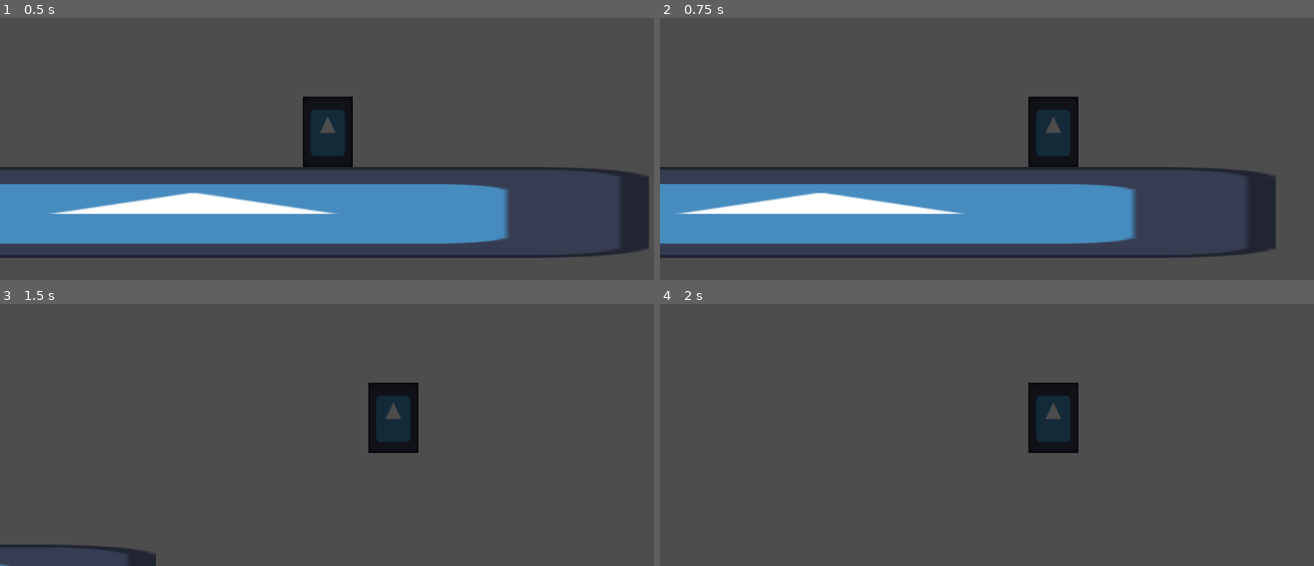
Above: before the commit, frames 1-4 (two rows, left to right).
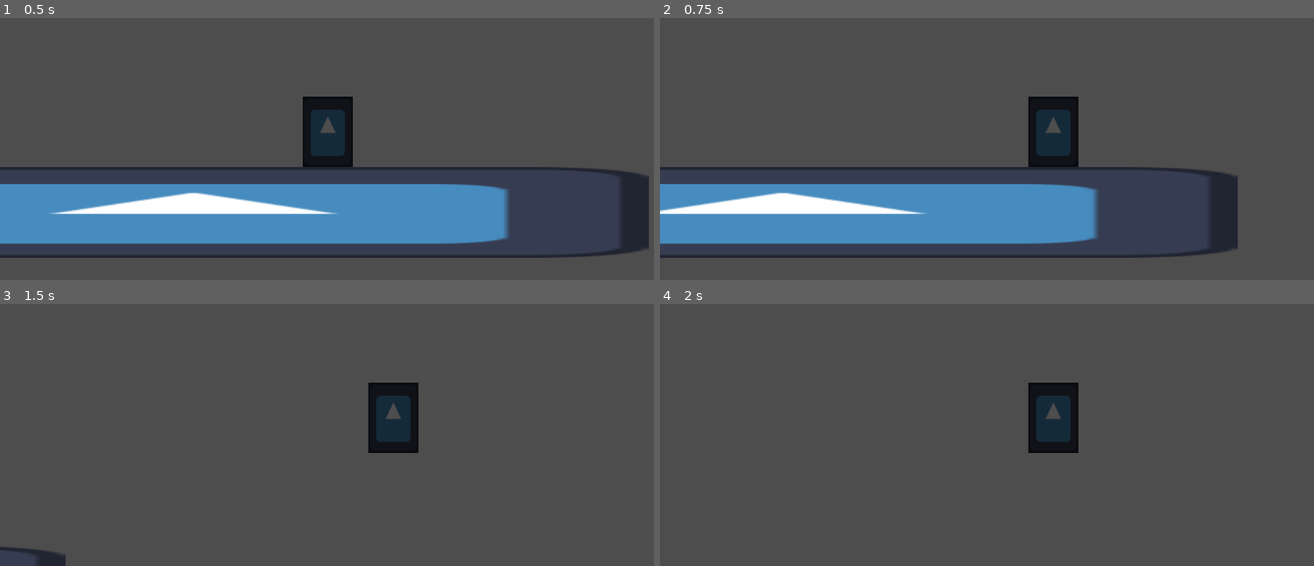
Above: after the commit, the same moments.

Repository: samithShetty/GMTK23
Game: Godot game, scene res://main.tscn
Two runs of this game, one before a commit and one after it. Both use one fixed random seed, a clock stepped at 60 frames per second and the inputs below. The engine's default icon, where the game draws it, is replaced by a stand-in: a white triangle on a blue panel in a dark square.
Inputs (mouse positions are in pixels of both pictures, inside the frame that each line leads up to):
- Up to frame 1 (0.5 s): no input
- Up to frame 2 (0.75 s): tap Enter at 0.5 s; move the mouse to (1130, 78) at 0.52 s; press the mouse at (1130, 78) at 0.53 s; hold D (move_right) from 0.53 s (still down)
- Up to frame 3 (1.5 s): keep holding D (move_right); tap Space (jump) at 0.77 s; move the mouse to (196, 400) at 1.27 s; release the mouse at (196, 400) at 1.28 s; click (196, 400) at 1.35 s
- Up to frame 4 (2 s): keep holding D (move_right); tap Space (jump) at 1.52 s

Frame 1 is identical in both runs. In frame 2, 5.6% of the frame differs, in the area x 0-95%, y 56-92%; in frame 3, 0.8%; in frame 4, nothing differs.

Commit message:
Implemented Projectile Firing

Diff:
--- a/Blocks/baseBlock.tscn
+++ b/Blocks/baseBlock.tscn
@@ -1,7 +1,7 @@
 [gd_scene load_steps=2 format=3 uid="uid://crs34hw1mkt4b"]
 
 [sub_resource type="PhysicsMaterial" id="PhysicsMaterial_xg1xx"]
-bounce = 0.4
+bounce = 0.2
 
 [node name="Block" type="RigidBody2D"]
 collision_layer = 2
--- a/player.gd
+++ b/player.gd
@@ -4,6 +4,7 @@
 @export var blocks : Array[PackedScene]
 const SPEED = 300.0
 const JUMP_VELOCITY = -400.0
+var buildMode: bool = true
 
 # Get the gravity from the project settings to be synced with RigidBody nodes.
 var gravity = ProjectSettings.get_setting("physics/2d/default_gravity")
@@ -29,8 +30,15 @@
 	move_and_slide()
 
 func _unhandled_input(event):
-	if event.is_action_pressed("build"): # Place Random Block
-		var block = blocks.pick_random().instantiate()
-		block.position = get_global_mouse_position()
-		add_sibling(block)
-		print(get_global_mouse_position() - position)
+	if event.is_action_pressed("action"):
+		if buildMode:# Place Random Block
+			fireProjectile(blocks.pick_random().instantiate())
+		else:
+			pass
+
+
+func fireProjectile(projectile: Node):
+	var projVector = (get_global_mouse_position()-position) * 5
+	projectile.position = position + projVector.normalized() * 30
+	projectile.get_node("Block").apply_central_impulse(projVector);
+	add_sibling(projectile)
--- a/project.godot
+++ b/project.godot
@@ -34,7 +34,7 @@
 "events": [Object(InputEventKey,"resource_local_to_scene":false,"resource_name":"","device":-1,"window_id":0,"alt_pressed":false,"shift_pressed":false,"ctrl_pressed":false,"meta_pressed":false,"pressed":false,"keycode":0,"physical_keycode":32,"key_label":0,"unicode":32,"echo":false,"script":null)
 ]
 }
-build={
+action={
 "deadzone": 0.5,
 "events": [Object(InputEventMouseButton,"resource_local_to_scene":false,"resource_name":"","device":-1,"window_id":0,"a …(240 unchanged characters)…
 ]
